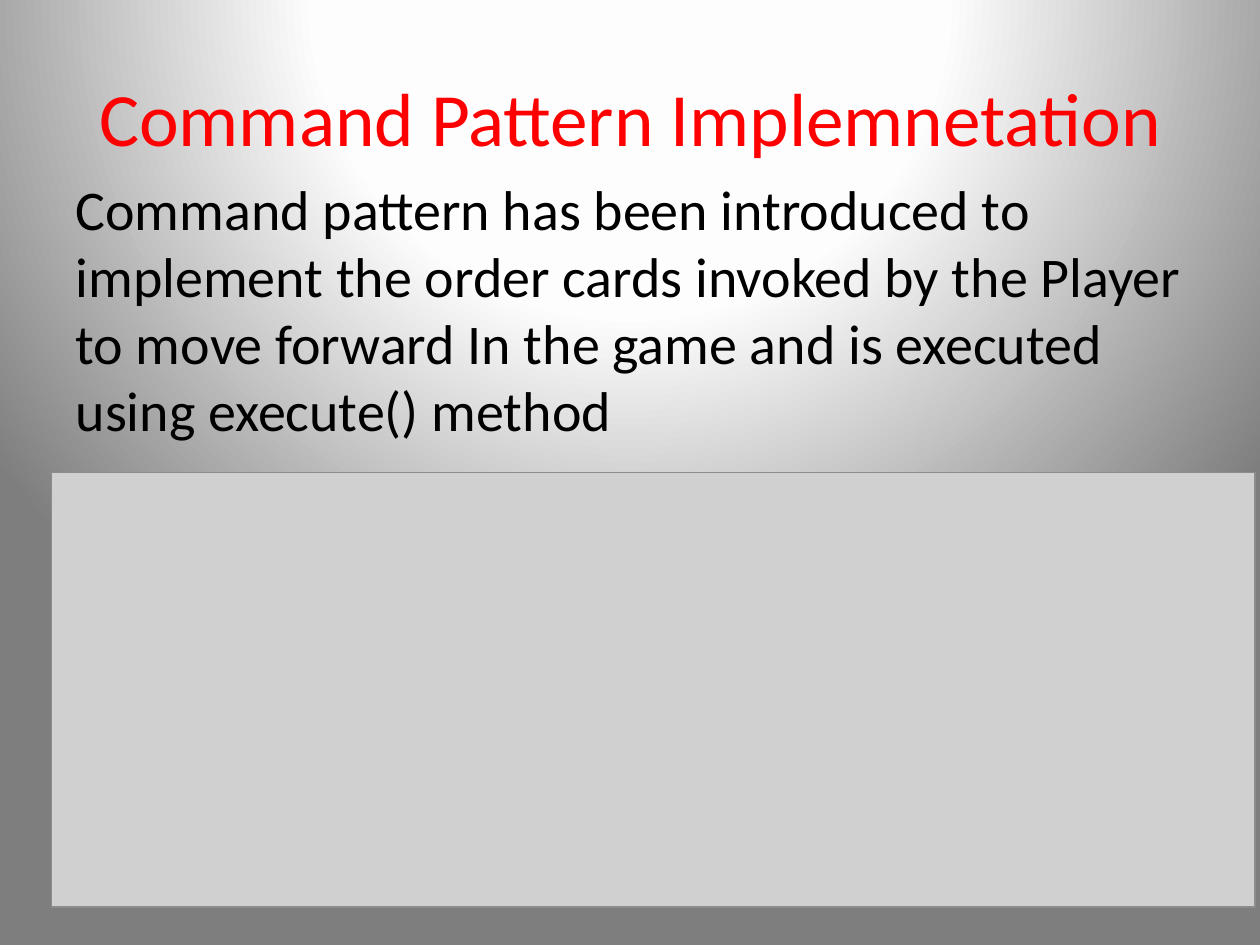
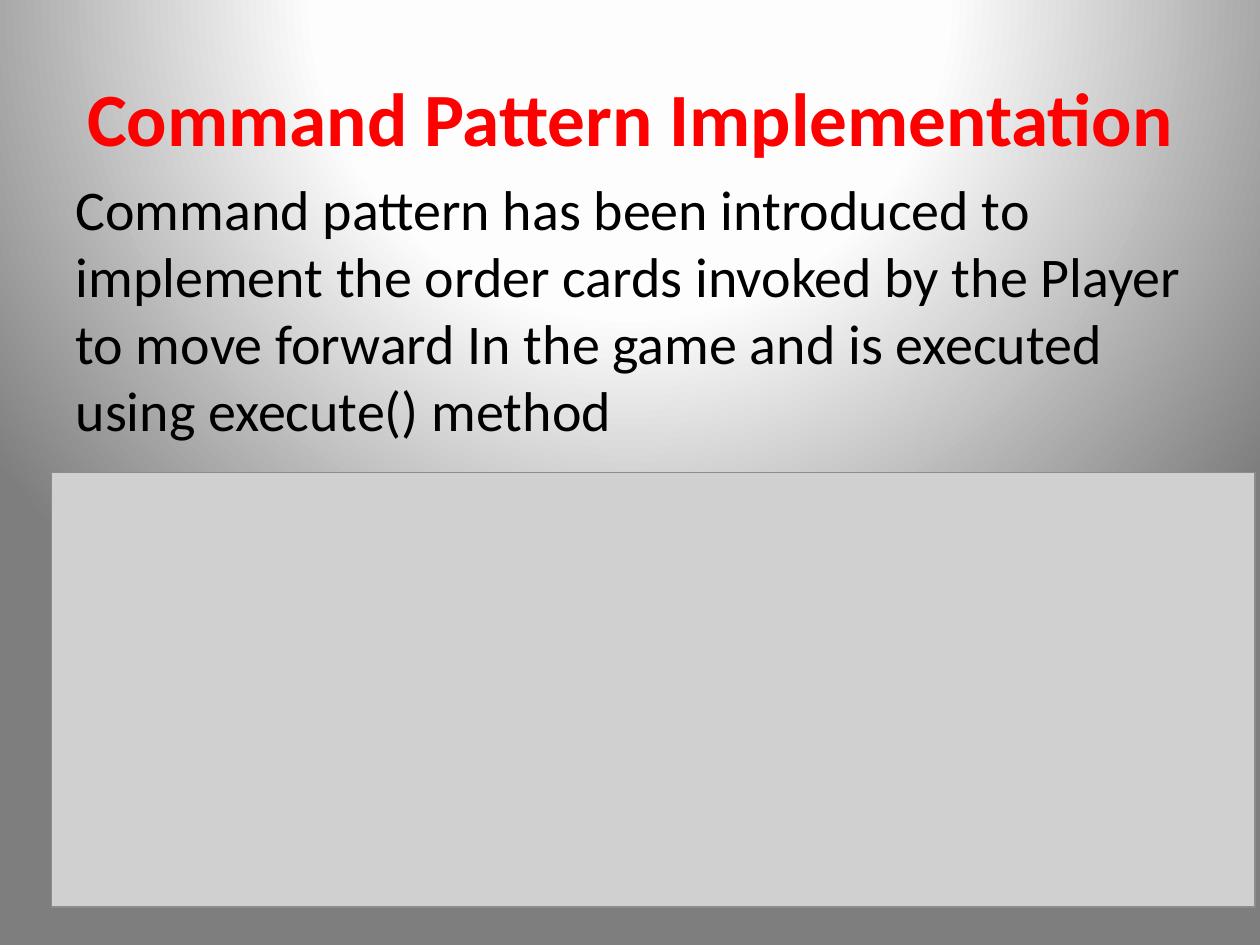
Before and after one commit to Garg-Ritika/Domination_Game_Team11, a slide deck: slide 9 of doc/Build2-project-presentation.pptx. Drawn at 1260x945 pixels with LibreOffice and Linux fonts; fonts in the diff are those of the drawing; grey boxes stand for pictures. Boxes give left, top, right and bottom in pixels: in the first picture for what was removed or moved away, otherwise in the second. Text is boxed around its words. In the diff, an @@ line names an element or a change of style, - is before the commit and + after.

```diff
--- a/doc/Build2-project-presentation.pptx
+++ b/doc/Build2-project-presentation.pptx
@@ title at [87, 84, 1173, 164]: text changed; bold on @@
-Command Pattern Implemnetation
+Command Pattern Implementation
```
Also in this commit, not shown: 1 other slide changed.
